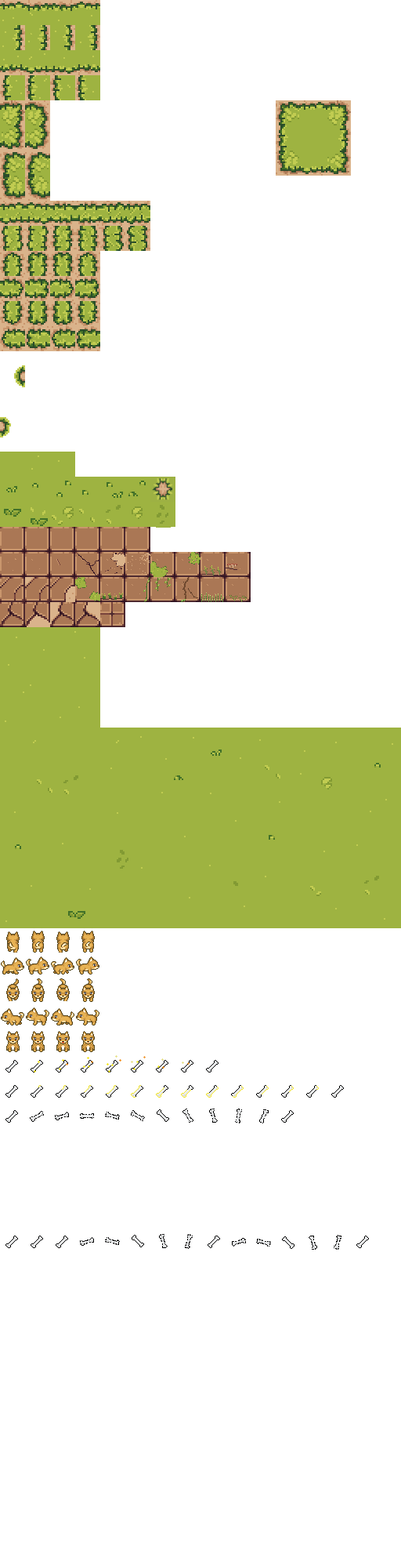
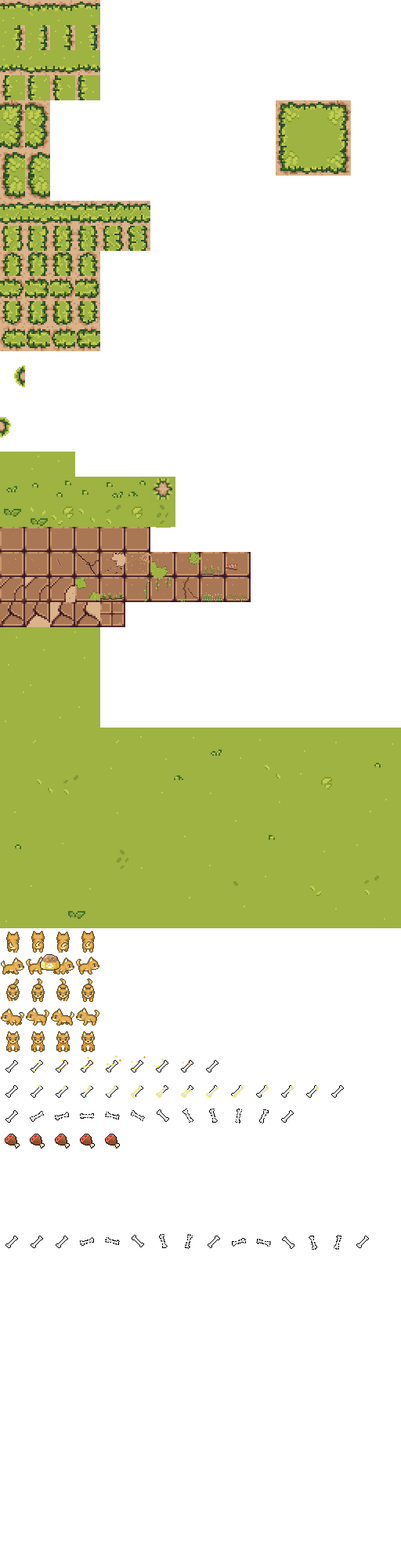
Revision of a layered 401x1568 image; what changed, layer by layer:
added layer "Pasted Layer copy #6" above "Pasted Layer copy #5" over (x1=105, y1=1133, x2=120, y2=1149)
added layer "Pasted Layer copy #5" above "Pasted Layer copy #4" over (x1=79, y1=1133, x2=95, y2=1149)
added layer "Pasted Layer copy #4" above "Pasted Layer copy #3" over (x1=54, y1=1133, x2=70, y2=1149)
added layer "Pasted Layer copy #3" above "Pasted Layer copy #2" over (x1=29, y1=1133, x2=45, y2=1149)
added layer "Pasted Layer copy #2" above "Pasted Layer copy #1" over (x1=4, y1=1133, x2=20, y2=1149)
added layer "Pasted Layer copy #1" above "Pasted Layer copy" over (x1=4, y1=1133, x2=20, y2=1149)
added layer "Pasted Layer copy" above "tiles.png copy #8" over (x1=39, y1=954, x2=61, y2=971)
